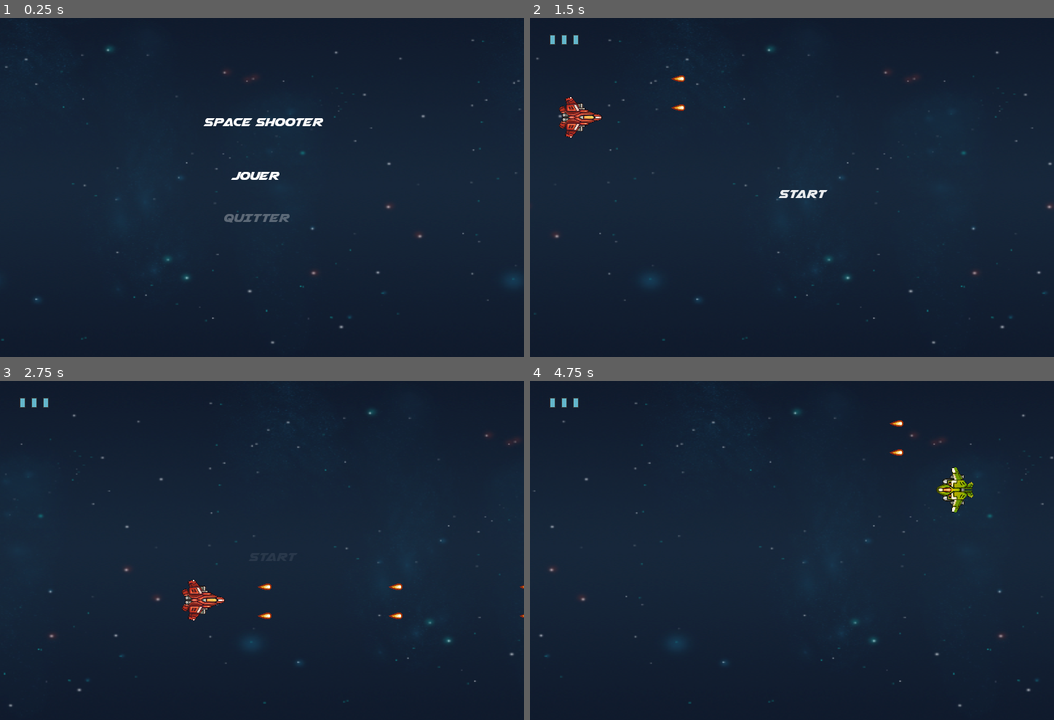
Above: before the commit, frames 1-4 (two rows, left to right).
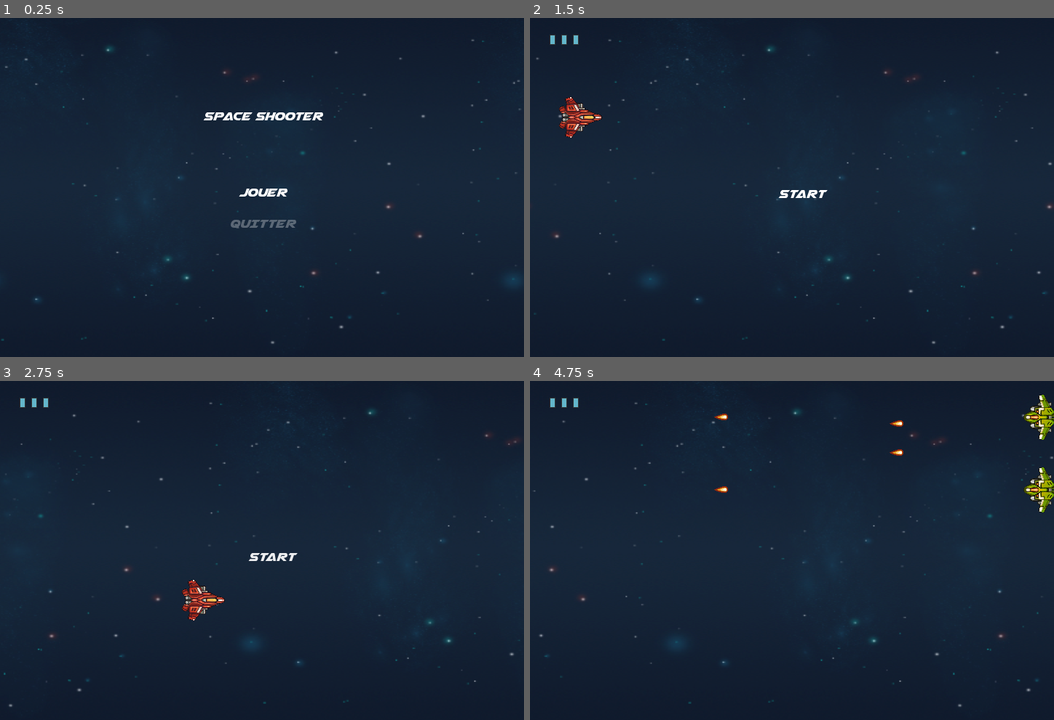
Above: after the commit, the same moments.

Repository: MilleniumBlitz/SpaceShooter
Game: Godot game, scene res://Menu/Start/StartMenu.tscn
Two runs of this game, one before a commit and one after it. Both use one fixed random seed, a clock stepped at 60 frames per second and the inputs below.
Inputs:
- Up to frame 1 (0.25 s): no input
- Up to frame 2 (1.5 s): hold Right (ui_right) 0.53-1.28 s; hold Space (shoot) 0.53-1.28 s; hold Down (ui_down) from 1.28 s (still down); tap Space (shoot) at 1.35 s
- Up to frame 3 (2.75 s): release Down (ui_down) at 2.03 s; hold Right (ui_right) from 2.03 s (still down); hold Space (shoot) from 2.03 s (still down)
- Up to frame 4 (4.75 s): release Right (ui_right) at 2.78 s; release Space (shoot) at 2.78 s; hold Up (ui_up) 2.78-3.53 s; tap Space (shoot) at 2.85, 4.35 s; hold Space (shoot) 3.53-4.28 s; hold Left (ui_left) from 3.53 s (still down)

The runs differ from the first frame. In frame 1, 1.3% of the frame differs, in the area x 38-62%, y 27-63%; in frame 2, less than 0.1%; in frame 3, 0.3%; in frame 4, 1.4%, in the area x 35-100%, y 4-39%.

Commit message:
Add level intro

Diff:
--- a/Levels/Base/BaseLevel.gd
+++ b/Levels/Base/BaseLevel.gd
@@ -4,7 +4,7 @@
 onready var player = preload("res://entities/player/Player.tscn")
 
 func _on_IntroTimer_timeout():
-
+	LevelManager.level_started = true
 	#SPAWN DES ENNEMIES
 	var p = Vector2(750,50)
 	for enemy_s in range(LevelManager.number_of_ennemies):
--- a/Levels/Base/BaseLevel.tscn
+++ b/Levels/Base/BaseLevel.tscn
@@ -11,7 +11,7 @@
 
 [sub_resource type="Animation" id=2]
 resource_name = "Intro"
-length = 1.5
+length = 3.0
 tracks/0/type = "value"
 tracks/0/path = NodePath("CanvasLayer/Intro:modulate")
 tracks/0/interp = 1
@@ -20,7 +20,7 @@
 tracks/0/enabled = true
 tracks/0/keys = {
 "times": PoolRealArray( 0, 1.5 ),
-"transitions": PoolRealArray( 1, 18.3792 ),
+"transitions": PoolRealArray( 31.9999, 1 ),
 "update": 0,
 "values": [ Color( 1, 1, 1, 1 ), Color( 1, 1, 1, 0 ) ]
 }
@@ -66,7 +66,7 @@
 position = Vector2( 68.974, 102.272 )
 
 [node name="IntroTimer" type="Timer" parent="."]
-wait_time = 2.0
+wait_time = 3.0
 one_shot = true
 autostart = true
 
--- a/Levels/Scripts/LevelManager.gd
+++ b/Levels/Scripts/LevelManager.gd
@@ -4,7 +4,7 @@
 #LE SCORE ?
 #VICTOIRE/DEFAITE
 var current_level
-
+var level_started = false
 var number_of_ennemies
 var nbr_dead_enemies = 0
 var health = 3
@@ -14,6 +14,7 @@
 var victory
 
 func start_level(level_number):
+	level_started = false
 	current_level = level_number
 	nbr_dead_enemies = 0
 
--- a/Menu/End/EndMenu.tscn
+++ b/Menu/End/EndMenu.tscn
@@ -5,12 +5,11 @@
 [ext_resource path="res://Menu/End/EndMenu.gd" type="Script" id=3]
 [ext_resource path="res://Menu/Scripts/SimpleMenuItem.gd" type="Script" id=4]
 
-[node name="EndMenu" type="Node2D"]
+[node name="EndMenu" type="CanvasLayer"]
 script = ExtResource( 3 )
 
 [node name="Background" parent="." instance=ExtResource( 1 )]
-margin_right = 720.0
-margin_bottom = 480.0
+margin_right = 6.10352e-05
 
 [node name="Label" type="Label" parent="."]
 margin_left = 157.858
@@ -23,44 +22,38 @@
 "_edit_use_anchors_": false
 }
 
-[node name="Restart" type="Node2D" parent="."]
-position = Vector2( 147.462, 218.814 )
-script = ExtResource( 4 )
-__meta__ = {
-"_edit_group_": true
-}
-
-[node name="Label" type="Label" parent="Restart"]
+[node name="Label2" type="Label" parent="."]
+margin_left = 147.462
+margin_top = 218.814
+margin_right = 273.462
+margin_bottom = 236.814
 custom_fonts/font = ExtResource( 2 )
 text = "REDEMARER"
+script = ExtResource( 4 )
 __meta__ = {
 "_edit_use_anchors_": false
 }
 
-[node name="Selection" type="Node2D" parent="."]
-position = Vector2( 183.682, 292.223 )
-script = ExtResource( 4 )
-__meta__ = {
-"_edit_group_": true
-}
-
-[node name="Label" type="Label" parent="Selection"]
+[node name="Label3" type="Label" parent="."]
+margin_left = 183.682
+margin_top = 292.223
+margin_right = 297.682
+margin_bottom = 310.223
 custom_fonts/font = ExtResource( 2 )
 text = "SELECTION"
+script = ExtResource( 4 )
 __meta__ = {
 "_edit_use_anchors_": false
 }
 
-[node name="Quit" type="Node2D" parent="."]
-position = Vector2( 215.682, 365.223 )
-script = ExtResource( 4 )
-__meta__ = {
-"_edit_group_": true
-}
-
-[node name="Label" type="Label" parent="Quit"]
+[node name="Label4" type="Label" parent="."]
+margin_left = 215.682
+margin_top = 365.223
+margin_right = 305.682
+margin_bottom = 383.223
 custom_fonts/font = ExtResource( 2 )
 text = "QUITTER"
+script = ExtResource( 4 )
 __meta__ = {
 "_edit_use_anchors_": false
 }
--- a/Menu/Scripts/SimpleMenu.gd
+++ b/Menu/Scripts/SimpleMenu.gd
@@ -1,4 +1,4 @@
-extends Node2D
+extends CanvasLayer
 class_name SimpleMenu
 
 var items = []
--- a/Menu/Selection/SelectionMenu.tscn
+++ b/Menu/Selection/SelectionMenu.tscn
@@ -5,37 +5,40 @@
 [ext_resource path="res://Background.tscn" type="PackedScene" id=3]
 [ext_resource path="res://font.tres" type="DynamicFont" id=4]
 
-[node name="SelectionMenu" type="Node2D"]
+[node name="SelectionMenu" type="CanvasLayer"]
 script = ExtResource( 1 )
 
 [node name="Background" parent="." instance=ExtResource( 3 )]
-margin_right = 720.0
-margin_bottom = 480.0
+margin_right = 6.10352e-05
 
-[node name="Level1" type="Node2D" parent="."]
-script = ExtResource( 2 )
-
-[node name="Label" type="Label" parent="Level1"]
-margin_left = 275.0
-margin_top = 217.0
-margin_right = 351.0
-margin_bottom = 235.0
+[node name="Label" type="Label" parent="."]
+anchor_left = 0.5
+anchor_top = 0.5
+anchor_right = 0.5
+anchor_bottom = 0.5
+margin_left = -38.0
+margin_top = -9.0
+margin_right = 38.0
+margin_bottom = 9.0
 custom_fonts/font = ExtResource( 4 )
 text = "LEVEL 1"
+script = ExtResource( 2 )
 __meta__ = {
 "_edit_use_anchors_": false
 }
 
-[node name="Level2" type="Node2D" parent="."]
-script = ExtResource( 2 )
-
-[node name="Label" type="Label" parent="Level2"]
-margin_left = 290.0
-margin_top = 248.0
-margin_right = 330.0
-margin_bottom = 262.0
+[node name="Label2" type="Label" parent="."]
+anchor_left = 0.5
+anchor_top = 0.5
+anchor_right = 0.5
+anchor_bottom = 0.5
+margin_left = -41.0
+margin_top = 29.0
+margin_right = 41.0
+margin_bottom = 47.0
 custom_fonts/font = ExtResource( 4 )
 text = "LEVEL 2"
+script = ExtResource( 2 )
 __meta__ = {
 "_edit_use_anchors_": false
 }
--- a/Menu/Start/StartMenu.tscn
+++ b/Menu/Start/StartMenu.tscn
@@ -5,18 +5,19 @@
 [ext_resource path="res://font.tres" type="DynamicFont" id=4]
 [ext_resource path="res://Menu/Scripts/SimpleMenuItem.gd" type="Script" id=5]
 
-[node name="StartMenu" type="Node2D"]
+[node name="StartMenu" type="CanvasLayer"]
 script = ExtResource( 1 )
 
 [node name="Background" parent="." instance=ExtResource( 2 )]
-margin_right = 720.0
-margin_bottom = 480.0
+margin_right = 6.10352e-05
 
 [node name="Label" type="Label" parent="."]
-margin_left = 263.706
-margin_top = 133.635
-margin_right = 456.706
-margin_bottom = 151.635
+anchor_left = 0.5
+anchor_right = 0.5
+margin_left = -96.5
+margin_top = 126.0
+margin_right = 96.5
+margin_bottom = 144.0
 custom_fonts/font = ExtResource( 4 )
 text = "SPACE SHOOTER"
 align = 1
@@ -25,14 +26,7 @@
 "_edit_use_anchors_": false
 }
 
-[node name="Start" type="Node2D" parent="."]
-position = Vector2( 350.218, 216.981 )
-script = ExtResource( 5 )
-__meta__ = {
-"_edit_group_": true
-}
-
-[node name="Label" type="Label" parent="Start"]
+[node name="Label2" type="Label" parent="."]
 anchor_left = 0.5
 anchor_top = 0.5
 anchor_right = 0.5
@@ -44,28 +38,23 @@
 custom_fonts/font = ExtResource( 4 )
 text = "JOUER"
 align = 1
+script = ExtResource( 5 )
 __meta__ = {
 "_edit_use_anchors_": false
 }
 
-[node name="Quit" type="Node2D" parent="."]
-position = Vector2( 351.169, 274.822 )
-script = ExtResource( 5 )
-__meta__ = {
-"_edit_group_": true
-}
-
-[node name="Label" type="Label" parent="Quit"]
+[node name="Label3" type="Label" parent="."]
 anchor_left = 0.5
 anchor_top = 0.5
 anchor_right = 0.5
 anchor_bottom = 0.5
 margin_left = -45.0
-margin_top = -9.0
+margin_top = 34.0
 margin_right = 45.0
-margin_bottom = 9.0
+margin_bottom = 52.0
 custom_fonts/font = ExtResource( 4 )
 text = "QUITTER"
+script = ExtResource( 5 )
 __meta__ = {
 "_edit_use_anchors_": false
 }
--- a/entities/player/player.gd
+++ b/entities/player/player.gd
@@ -17,7 +17,7 @@
 
 func _physics_process(delta):
 
-	if Input.is_action_pressed("shoot")  and shoot_cooldown.is_stopped():
+	if Input.is_action_pressed("shoot")  and shoot_cooldown.is_stopped() and LevelManager.level_started:
 		shoot_cooldown.start(fire_rate)
 
 		#LEFT BULLET
--- a/project.godot
+++ b/project.godot
@@ -24,7 +24,7 @@
 "language": "GDScript",
 "path": "res://Levels/Base/LevelStats.gd"
 }, {
-"base": "Node2D",
+"base": "CanvasLayer",
 "class": "SimpleMenu",
 "language": "GDScript",
 "path": "res://Menu/Scripts/SimpleMenu.gd"
